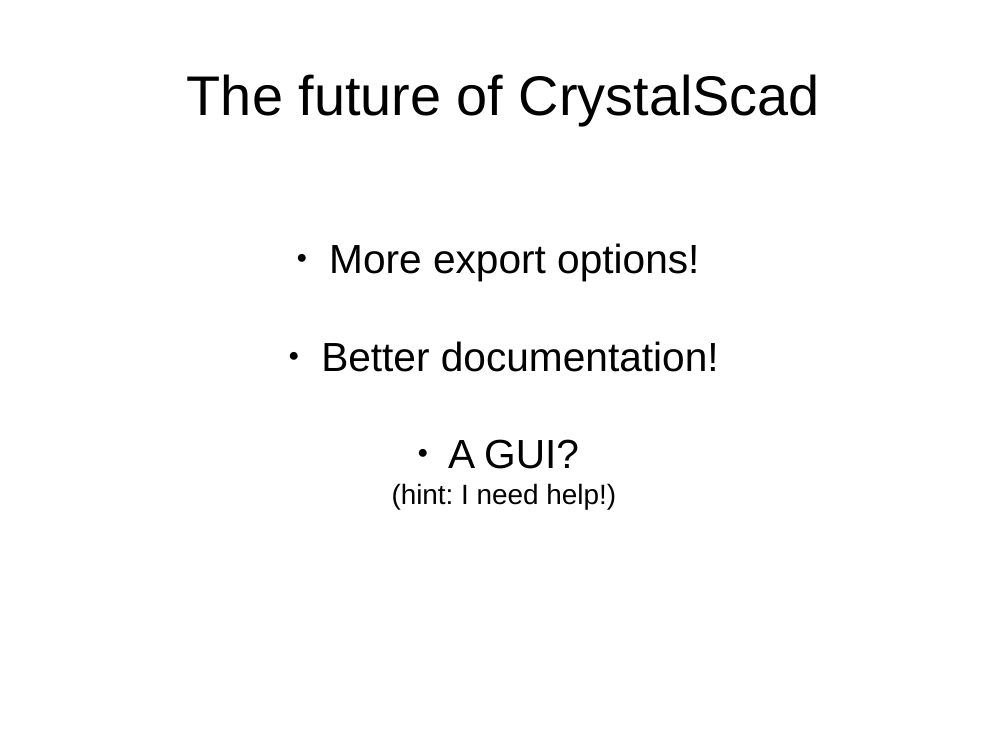
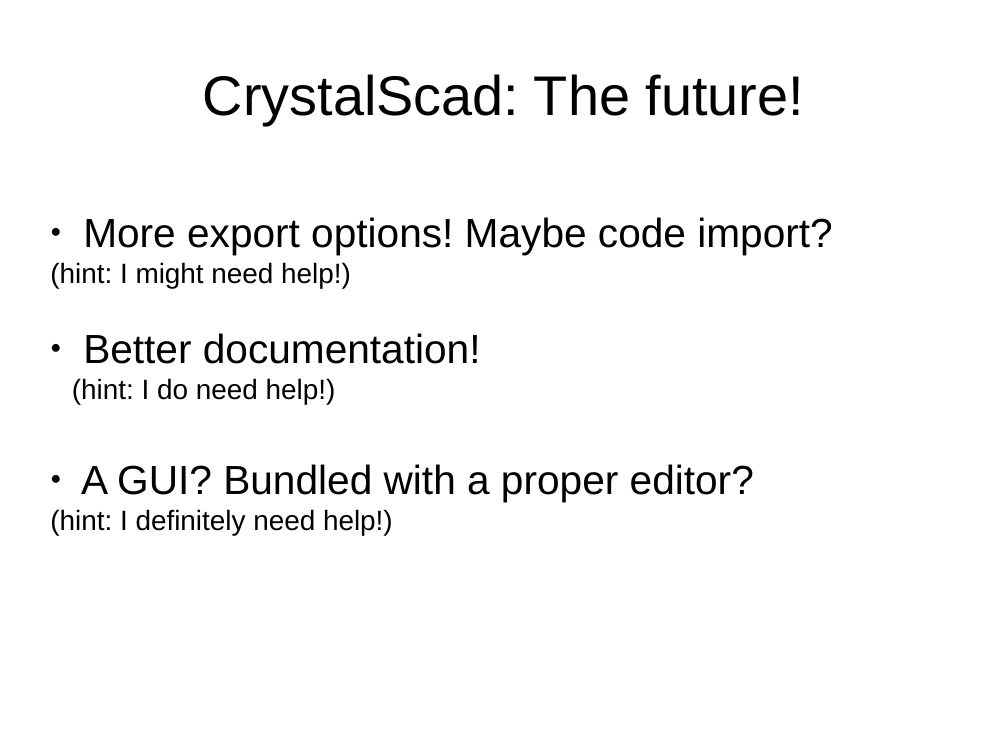
Before and after one commit to Joaz/talks, a slide deck: slide 16 of parametric_programmable_3d_models.odp (slide 21 before the commit). Drawn at 1008x756 pixels with LibreOffice and Linux fonts; fonts in the diff are those of the drawing. Boxes give left, top, right and bottom in pixels: in the first picture for what was removed or moved away, otherwise in the second. Text is boxed around its words. In the diff, an @@ line names an element or a change of style, - is before the commit and + after.

```diff
--- a/parametric_programmable_3d_models.odp
+++ b/parametric_programmable_3d_models.odp
@@ title at [203, 74, 804, 125]: text changed @@
-The future of CrystalScad
+CrystalScad: The future!
@@ subtitle at [50, 217, 832, 535]: text changed @@
-● More export options!
-● Better documentation!
-● A GUI?
-(hint: I need help!)
+● More export options! Maybe code import?
+(hint: I might need help!)
+● Better documentation!
+  (hint: I do need help!)
+● A GUI? Bundled with a proper editor?
+(hint: I definitely need help!)
```
Also in this commit, not shown: 8 other slides changed, 6 slides added, 13 slides removed.
